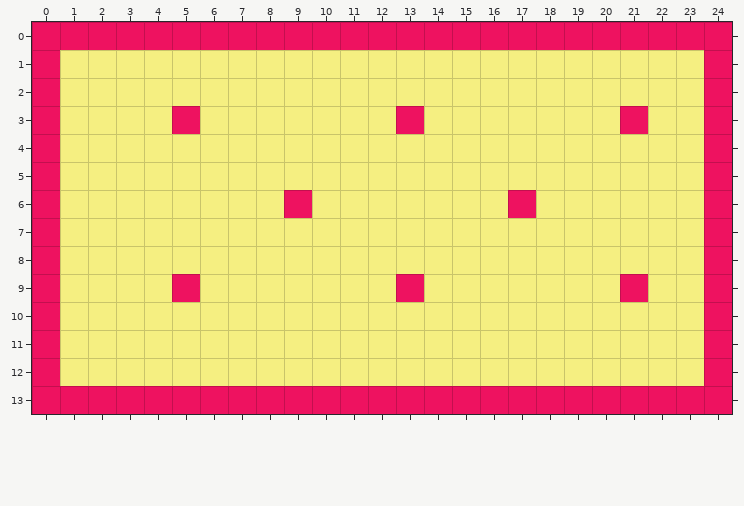
A Tiled map gets an edit: res/tilemaps/synth1.tmx. The first picture shows the starting point.
Cells are 32x32 px. Shown: x 0..24, y 0..13.
After:
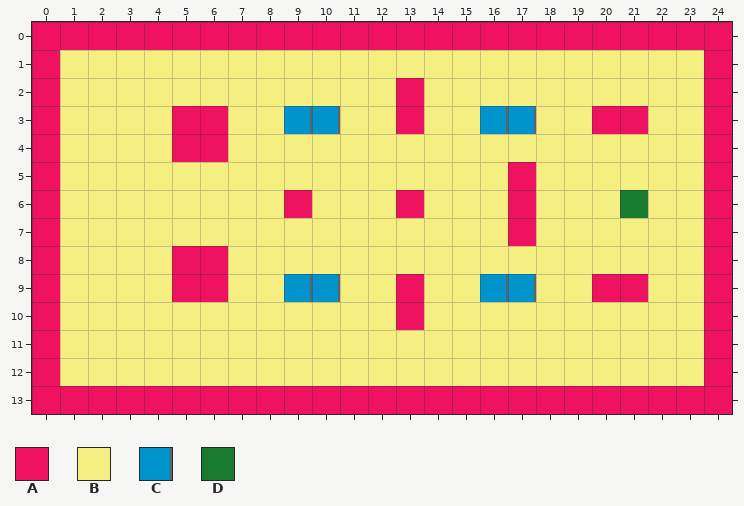
Key: from "foreground2": A 72, B 73, C 74, D 75.
_ is an empty cell.
Tiles replaced or removed in this view: B.
The author wrote: got the synth working with collisions
Difference:
Changed rows in their new state; . is an unchanged cell.
Layer "background" (removed):
first column x 9:
 3 __.....__
first column x 9:
 9 __.....__
Layer "foreground" (removed):
first column x 9:
 3 __.....__
first column x 9:
 9 __.....__
Layer "customers" (removed):
first column x 9:
 3 __.....__
Layer "physics":
first column x 5:
 2 ........A........
 3 .A..CC.....CC..A.
 4 AA...............
 5 ............A....
 6 ........A.......D
 7 ............A....
 8 AA...............
 9 .A..CC.....CC..A.
10 ........A........
